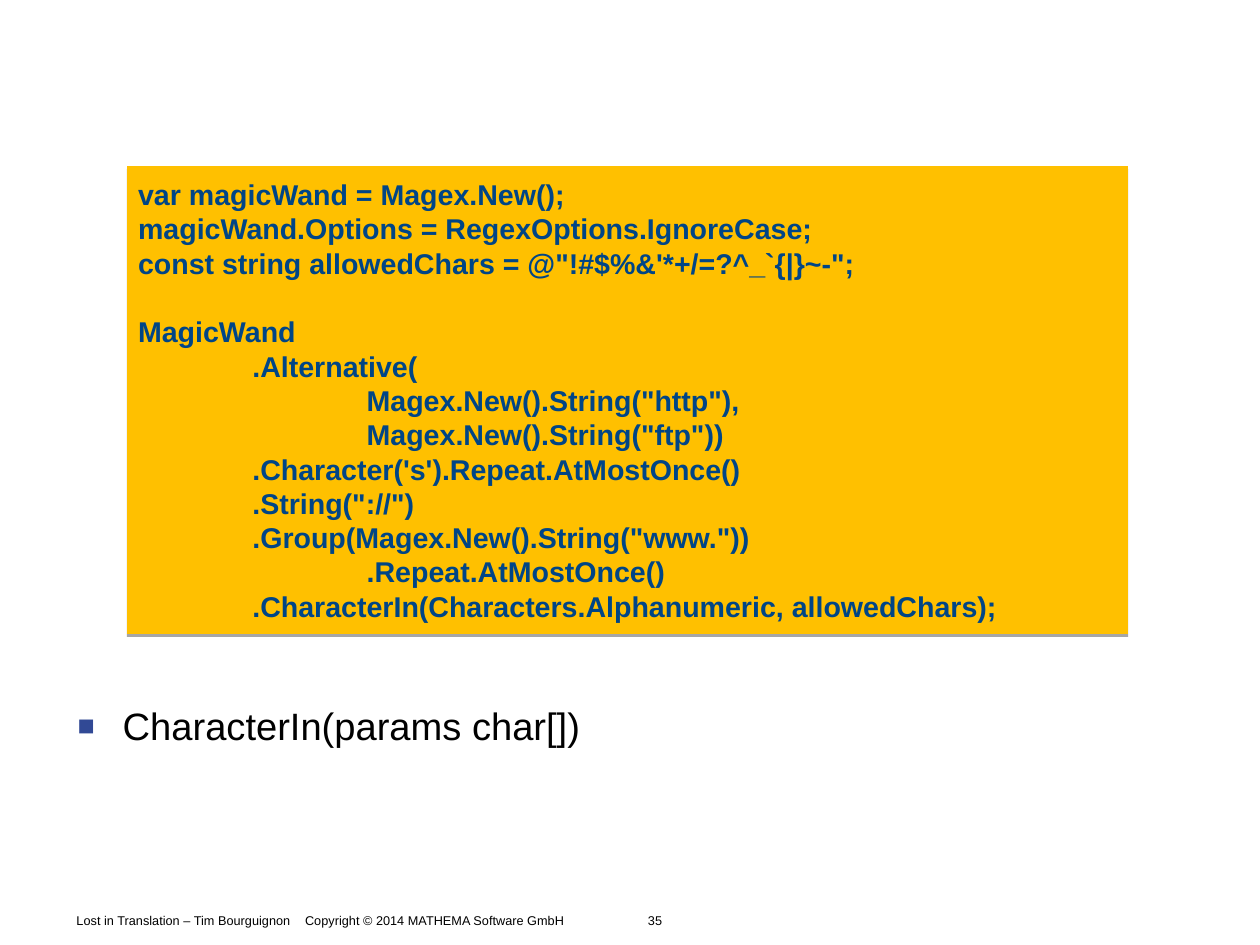
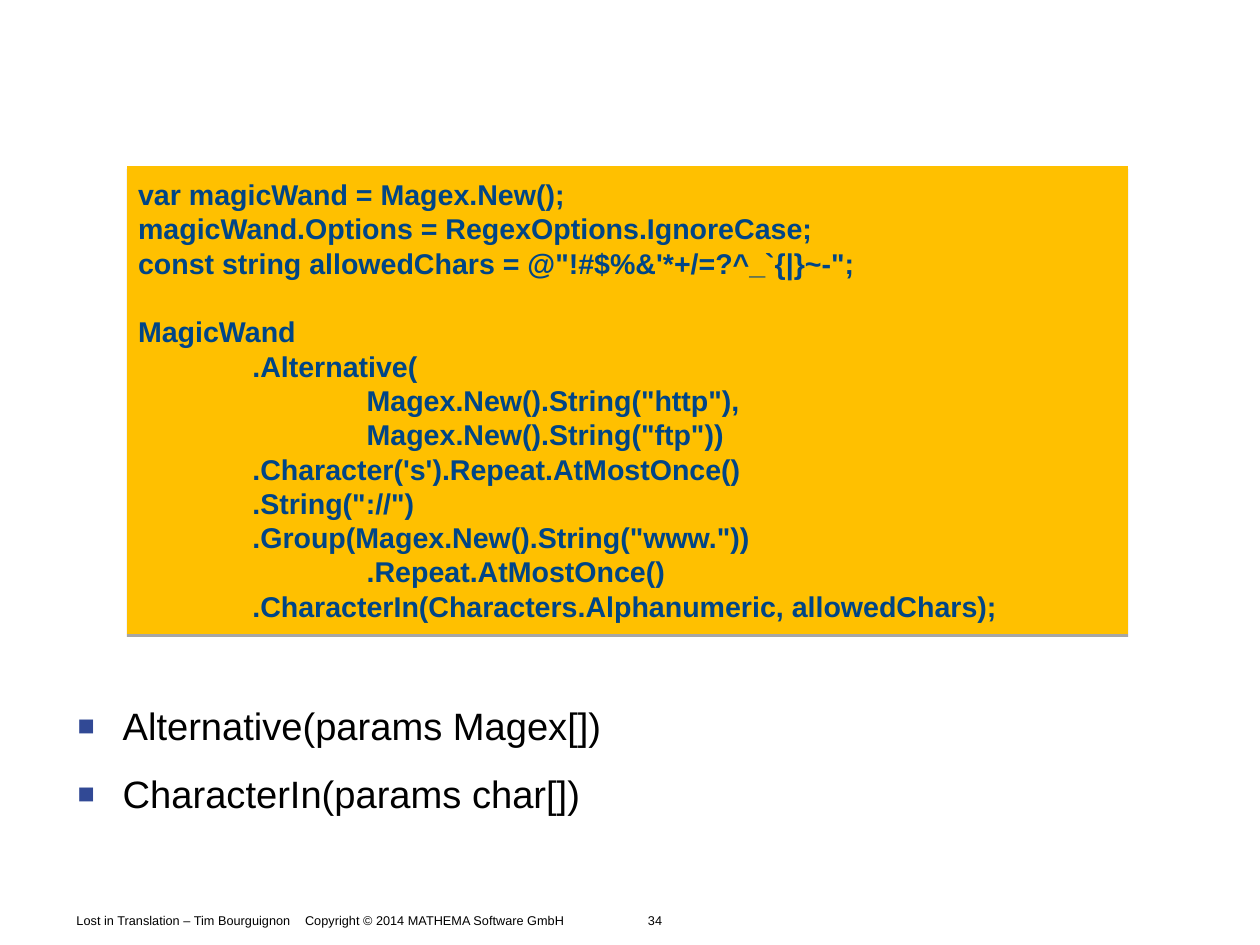
Before and after one commit to Timothep/Talk.LostInTranslation, a slide deck: slide 34 of LostInTranslation.odp (slide 35 before the commit). Drawn at 1260x945 pixels with LibreOffice and Linux fonts; fonts in the diff are those of the drawing; background and template pictures are left out. Boxes give left, top, right and bottom in pixels: in the first picture for what was removed or moved away, otherwise in the second. Text is boxed around its words. In the diff, an @@ line names an element or a change of style, - is before the commit and + after.

```diff
--- a/LostInTranslation.odp
+++ b/LostInTranslation.odp
@@ text at box(123, 712, 601, 748): paragraph added @@
+■ Alternative(params Magex[])
@@ text at box(76, 915, 662, 928): text changed @@
-Lost in Translation – Tim Bourguignon Copyright © 2014 MATHEMA Software GmbH 35
+Lost in Translation – Tim Bourguignon Copyright © 2014 MATHEMA Software GmbH 34
```
Also in this commit, not shown: 9 other slides changed, 1 slide removed, 4 other files.
